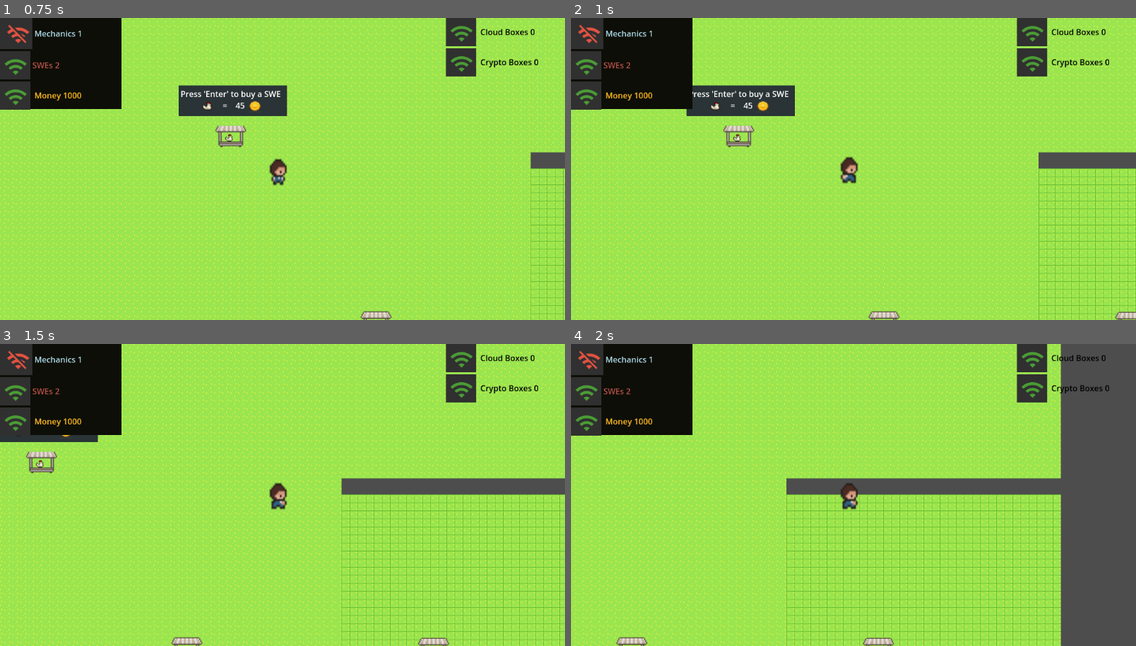
Above: before the commit, frames 1-4 (two rows, left to right).
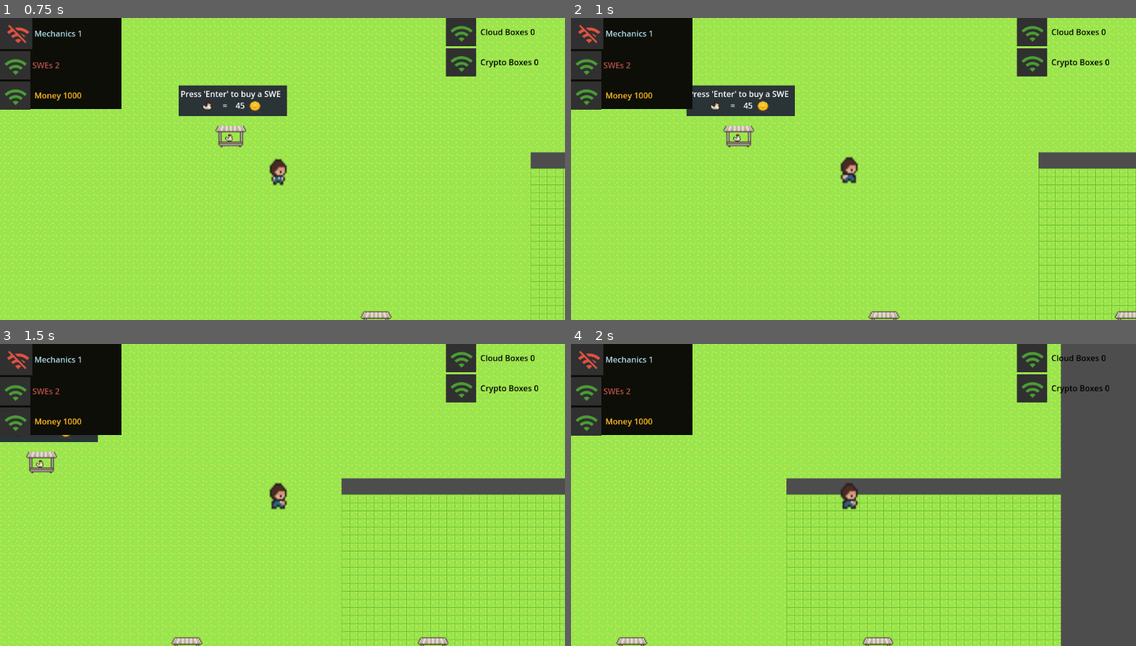
Above: after the commit, the same moments.

Repository: jeffreytsaw1/crusoe-hackathon
Game: Godot game, scene res://world.tscn
Same seed, same stepped clock (60 frames per second), same inputs: the game is played once before the commit and once after it. This scene is started directly instead of the project's main scene.
Inputs:
- Up to frame 1 (0.75 s): tap Enter (ui_accept) at 0.5 s; hold Right (ui_right) from 0.53 s (still down); hold Tab (ui_text_indent) from 0.53 s (still down)
- Up to frame 2 (1 s): keep holding Right (ui_right); keep holding Tab (ui_text_indent); tap Enter (ui_accept) at 0.77 s
- Up to frame 3 (1.5 s): keep holding Right (ui_right); tap Enter (ui_accept) at 1.25 s; release Tab (ui_text_indent) at 1.28 s; tap Tab (ui_text_indent) at 1.35 s
- Up to frame 4 (2 s): keep holding Right (ui_right); tap Enter (ui_accept) at 1.52 s

Frame 1 is identical in both runs. In frame 2, less than 0.1% of the frame differs, in the area x 96-100%, y 96-100%; in frame 3, 0.1%, in the area x 73-80%, y 96-100%; in frame 4, 0.1%.

Commit message:
add advanced stats panel

Diff:
--- /dev/null
+++ b/AdvancedStats.gd
@@ -0,0 +1,25 @@
+extends Node
+
+
+var hashrate_utility = 0
+var gpu_utility = 0
+var most_recent_event = "None"
+var cloud_check = 0
+var time_till_fixed = 0
+var total_event_prob = 0
+
+# Called when the node enters the scene tree for the first time.
+func _ready():
+	update()
+
+# Called every frame. 'delta' is the elapsed time since the previous frame.
+func _process(_delta):
+	update()
+
+func update():
+	$AdvancedStatsContainer.hashrate_utility = hashrate_utility
+	$AdvancedStatsContainer.gpu_utility = gpu_utility
+	$AdvancedStatsContainer.most_recent_event = most_recent_event
+	$AdvancedStatsContainer.time_till_fixed = time_till_fixed
+	$AdvancedStatsContainer.cloud_check = cloud_check
+	$AdvancedStatsContainer.total_event_prob = total_event_prob
--- /dev/null
+++ b/AdvancedStatsContainer.gd
@@ -0,0 +1,21 @@
+extends VBoxContainer
+
+var hashrate_utility = 0
+var gpu_utility = 0
+var most_recent_event = "None"
+var cloud_check = 0
+var time_till_fixed = 0
+var total_event_prob = 0
+
+# Called when the node enters the scene tree for the first time.
+func _ready():
+	pass # Replace with function body.
+
+# Called every frame. 'delta' is the elapsed time since the previous frame.
+func _process(delta):
+	$CryptoUtilityPad.text = "Crypto Utility: " + str(hashrate_utility)
+	$GPUUtilityPad.text = "GPU Utility: " + str(gpu_utility)
+	$MostRecentEventPad.text = "Recent Event: " + most_recent_event
+	$CloudCheckTimerPad.text = "Checked " + str(cloud_check) + "s ago"
+	$FixTimerPad.text = "Fixed in " + str(time_till_fixed) + "s"
+	$TotalEventProb.text = "Total event prob: " + str(total_event_prob)
--- a/pad .tscn
+++ b/pad .tscn
@@ -3,6 +3,8 @@
 [ext_resource type="Script" path="res://pad.gd" id="1_ya8v6"]
 [ext_resource type="Texture2D" uid="uid://c4lr13ok66rd8" path="res://farmingTilesheetComplete.png" id="2_k5cmt"]
 [ext_resource type="PackedScene" uid="uid://w3605uo10aq6" path="res://menu.tscn" id="3_kjdh1"]
+[ext_resource type="Script" path="res://AdvancedStats.gd" id="4_r3ous"]
+[ext_resource type="Script" path="res://AdvancedStatsContainer.gd" id="5_j7rbc"]
 
 [sub_resource type="AtlasTexture" id="AtlasTexture_jv3d0"]
 atlas = ExtResource("2_k5cmt")
@@ -45,6 +47,8 @@
 "speed": 5.0
 }]
 
+[sub_resource type="Theme" id="Theme_213r6"]
+
 [node name="pad" type="StaticBody2D"]
 script = ExtResource("1_ya8v6")
 
@@ -68,10 +72,102 @@
 [node name="menu" parent="." instance=ExtResource("3_kjdh1")]
 position = Vector2(79, -180)
 
+[node name="statsandactions" parent="menu" index="1"]
+position = Vector2(-467, 9)
+
+[node name="ColorRect" parent="menu/statsandactions" index="0"]
+metadata/_edit_use_anchors_ = true
+
+[node name="hashrate" parent="menu/statsandactions" index="2"]
+metadata/_edit_use_anchors_ = true
+
+[node name="clouduptime" parent="menu/statsandactions" index="4"]
+metadata/_edit_use_anchors_ = true
+
+[node name="hashratevalue" parent="menu/statsandactions" index="5"]
+metadata/_edit_use_anchors_ = true
+
+[node name="clouduptimevalue" parent="menu/statsandactions" index="6"]
+metadata/_edit_use_anchors_ = true
+
+[node name="upgrademinerstext" parent="menu/statsandactions" index="7"]
+metadata/_edit_use_anchors_ = true
+
+[node name="upgrademinerstext2" parent="menu/statsandactions" index="8"]
+metadata/_edit_use_anchors_ = true
+
+[node name="upgrademinerstext3" parent="menu/statsandactions" index="9"]
+metadata/_edit_use_anchors_ = true
+
+[node name="upgrademinerstext4" parent="menu/statsandactions" index="10"]
+metadata/_edit_use_anchors_ = true
+
+[node name="upgrademiners" parent="menu/statsandactions" index="11"]
+metadata/_edit_use_anchors_ = true
+
+[node name="maintenance" parent="menu/statsandactions" index="12"]
+metadata/_edit_use_anchors_ = true
+
+[node name="fix" parent="menu/statsandactions" index="13"]
+metadata/_edit_use_anchors_ = true
+
+[node name="check" parent="menu/statsandactions" index="14"]
+metadata/_edit_use_anchors_ = true
+
 [node name="bitcoin" type="AnimatedSprite2D" parent="."]
 position = Vector2(20, 47)
 scale = Vector2(1.9375, 1.75)
 sprite_frames = SubResource("SpriteFrames_ba652")
+
+[node name="AdvancedStats" type="Control" parent="."]
+layout_mode = 3
+anchors_preset = 0
+offset_right = 40.0
+offset_bottom = 40.0
+script = ExtResource("4_r3ous")
+
+[node name="AdvancedStatsColor" type="ColorRect" parent="AdvancedStats"]
+layout_mode = 0
+offset_left = -223.0
+offset_top = -99.0
+offset_right = -1.0
+offset_bottom = 125.0
+color = Color(0.164706, 0.164706, 0.164706, 1)
+
+[node name="AdvancedStatsContainer" type="VBoxContainer" parent="AdvancedStats"]
+layout_mode = 0
+offset_left = -210.0
+offset_top = -76.0
+offset_right = -5.0
+offset_bottom = 122.0
+theme = SubResource("Theme_213r6")
+script = ExtResource("5_j7rbc")
+
+[node name="CryptoUtilityPad" type="Label" parent="AdvancedStats/AdvancedStatsContainer"]
+layout_mode = 2
+theme_override_colors/font_color = Color(1, 1, 1, 1)
+text = "Crypto Utility: 0"
+
+[node name="GPUUtilityPad" type="Label" parent="AdvancedStats/AdvancedStatsContainer"]
+layout_mode = 2
+theme_override_colors/font_color = Color(1, 1, 1, 1)
+text = "GPU Utility: 0"
+
+[node name="MostRecentEventPad" type="Label" parent="AdvancedStats/AdvancedStatsContainer"]
+layout_mode = 2
+text = "Event: None"
+
+[node name="CloudCheckTimerPad" type="Label" parent="AdvancedStats/AdvancedStatsContainer"]
+layout_mode = 2
+text = "Check in: 0s"
+
+[node name="FixTimerPad" type="Label" parent="AdvancedStats/AdvancedStatsContainer"]
+layout_mode = 2
+text = "Fix in: 0s"
+
+[node name="TotalEventProb" type="Label" parent="AdvancedStats/AdvancedStatsContainer"]
+layout_mode = 2
+text = "EV Loss: 0"
 
 [connection signal="body_entered" from="Area2D" to="." method="_on_area_2d_body_entered"]
 [connection signal="body_exited" from="Area2D" to="." method="_on_area_2d_body_exited"]
--- a/pad.gd
+++ b/pad.gd
@@ -35,6 +35,7 @@
 var num_crypto_boxes = 0
 var num_cloud_boxes = 0
 
+var last_check = Time.get_unix_time_from_system()
 var next_time_of_failure = 0 # for cloud boxes
 var cloud_failure_reason = ""
 var events_occurred = [] # maintain list of events that have occurred
@@ -50,6 +51,7 @@
 
 # fixes incur total downtime. time increases exponentially with missing capacity.
 func action_start_fix():
+	events_occurred = []
 	is_being_fixed = true
 	hashrate = 0
 	active_gpus = 0
@@ -86,13 +88,11 @@
 	bitcoins = 0
 
 func action_check():
+	last_check = Time.get_unix_time_from_system()
 	reset_next_time_of_failure()
 
 func reset_next_time_of_failure():
 	next_time_of_failure = 0
-
-func check():
-	return next_time_of_failure != 0
 
 func process_induce_cloud_failure_if_needed():
 	if next_time_of_failure == 0:
@@ -120,6 +120,10 @@
 		next_time_of_failure = Time.get_unix_time_from_system() + check_cloud_box_increment; # 40s from now
 
 func process_update_events():
+	# prevent events during fix
+	if is_being_fixed:
+		return
+
 	# upgrade event counter
 	event_counter -= 1
 	if event_counter == 0:
@@ -168,6 +172,7 @@
 	Global.money -= get_next_upgrade_total_cost()
 	crypto_upgrades[i]["state"] = true
 	hashrate_capacity *= crypto_upgrades[i]["multiplier"]
+	hashrate = hashrate_capacity
 	return true
 
 func get_next_crypto_upgrade_index():
@@ -222,6 +227,7 @@
 	$menu.get_node("statsandactions").fix_action_taken.connect(action_start_fix)
 	$menu.get_node("statsandactions").check_taken.connect(action_check)
 	$menu.get_node("shopmenu").buy_button_pressed.connect(boughtPad)
+	$AdvancedStats.visible = false
 	set_process_input(true)
 
 
@@ -242,7 +248,14 @@
 		_on_timer_timeout()
 		$menu.get_node("statsandactions").upgrade_miners_cost = get_next_upgrade_total_cost()
 
+		var next_index = get_next_crypto_upgrade_index()
+		if next_index == -1:
+			$menu.get_node("statsandactions").next_upgrade_name = "None"
+		else:
+			$menu.get_node("statsandactions").next_upgrade_name = crypto_upgrades[next_index]["name"]
+
 		gameTick = Time.get_unix_time_from_system() + 1
+	sendAdvancedStatsToChild()
 
 
 func _on_area_2d_body_entered(body):
@@ -253,6 +266,7 @@
 
 func _on_area_2d_body_exited(body):
 	$menu.unrender()
+	$AdvancedStats.visible = false
 	interactable_body = null
 
 func _input(event):
@@ -262,3 +276,56 @@
 			$bitcoin.visible = false
 		if event.is_action_pressed("ui_text_backspace"):
 			$menu.render()
+		if event.is_action_pressed("ui_text_indent"):
+			$AdvancedStats.visible = !$AdvancedStats.visible
+
+
+
+
+
+
+
+
+
+
+
+# STATS
+
+func sendAdvancedStatsToChild():
+	$AdvancedStats.hashrate_utility = calcHashrateUtility()
+	$AdvancedStats.gpu_utility = calcGPUUtility()
+	$AdvancedStats.most_recent_event = mostRecentEvent()
+	$AdvancedStats.time_till_fixed = timeTillFixed()
+	$AdvancedStats.cloud_check = sinceLastCheck()
+	$AdvancedStats.total_event_prob = calcEventsTotalProb()
+
+func calcHashrateUtility():
+	if hashrate_capacity ==0:
+		return 0
+	return snapped(hashrate/hashrate_capacity, .01)
+
+func calcGPUUtility():
+	if gpu_capacity ==0:
+		return 0
+	return snapped(active_gpus/gpu_capacity, .01)
+
+func mostRecentEvent():
+	if len(events_occurred) == 0:
+		return "None"
+	return events_occurred[len(events_occurred)-1]
+
+func timeTillFixed():
+	var diffTime = snapped(end_maintenance_time-Time.get_unix_time_from_system(), 1)
+	if diffTime > 0:
+		return diffTime
+	else:
+		return 0
+
+func sinceLastCheck():
+	return snapped(Time.get_unix_time_from_system() - last_check, 0)
+
+func calcEventsTotalProb():
+	var total_prob = 0
+	for event_key in events:
+		total_prob += events[event_key]["probability"]
+	return total_prob
--- a/statsandactions.gd
+++ b/statsandactions.gd
@@ -1,6 +1,7 @@
 extends StaticBody2D
 
 var upgrade_miners_cost = 100
+var next_upgrade_name = ""
 const maintenance_cost = 100
 const fix_cost = 100
 
--- a/upgrademinerstext.gd
+++ b/upgrademinerstext.gd
@@ -9,6 +9,6 @@
 func updateText():
 	# BBCode string with an image and text
 	if self.get_parent() != null:
-		text = "Upgrade Miners 						" + str(self.get_parent().upgrade_miners_cost)
+		text = "Upgrade "+str(self.get_parent().next_upgrade_name)+" 						" +  str(self.get_parent().upgrade_miners_cost)
 	else:
 		print("upgrade cost")
--- a/world.tscn
+++ b/world.tscn
@@ -94,7 +94,7 @@
 position = Vector2(235, 272)
 
 [node name="Altuve" parent="." instance=ExtResource("3_o7ej4")]
-position = Vector2(724, 273)
+position = Vector2(723, 272)
 
 [node name="CanvasLayer" type="CanvasLayer" parent="."]
 layer = 0
